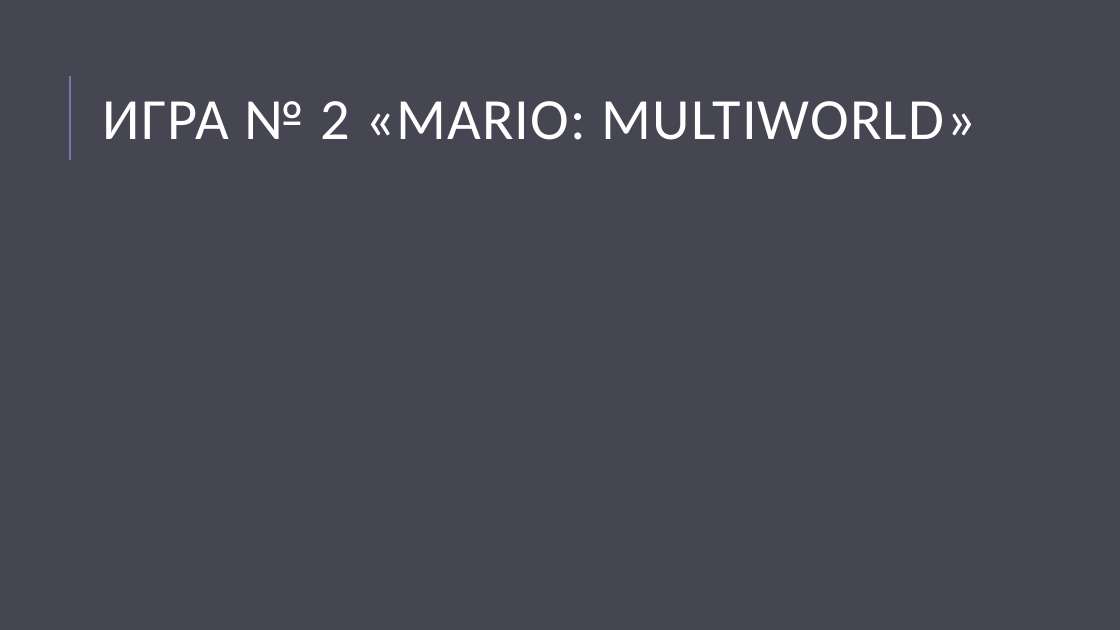
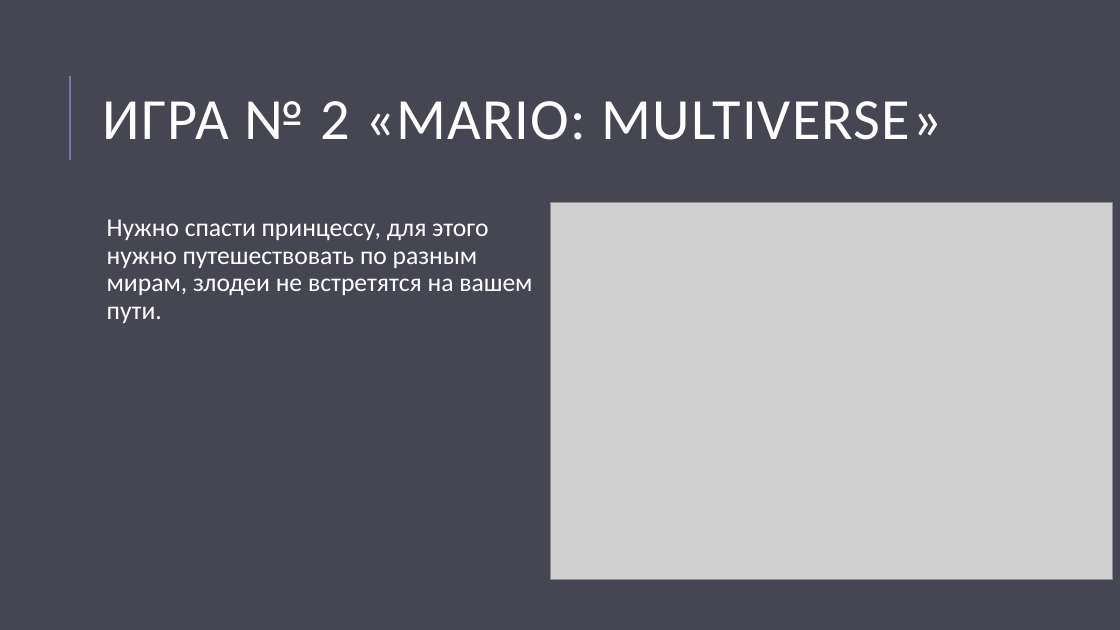
Before and after one commit to git21git/ProjectPyGame, a slide deck: slide 5 of Презентация PyGame.pptx. Drawn at 1120x630 pixels with LibreOffice and Linux fonts; fonts in the diff are those of the drawing; grey boxes stand for pictures. Boxes give left, top, right and bottom in pixels: in the first picture for what was removed or moved away, otherwise in the second. Text is boxed around its words. In the diff, an @@ line names an element or a change of style, - is before the commit and + after.

```diff
--- a/Презентация PyGame.pptx
+++ b/Презентация PyGame.pptx
@@ title at (102, 101, 942, 140): text changed @@
-ИГРА № 2 «MARIO: MULTIWORLD»
+ИГРА № 2 «MARIO: MULTIVERSE»
@@ picture added at (550, 202, 1112, 580) @@
@@ text added at (107, 219, 532, 323), 22 pt, text #FFFFFF @@
+  Нужно спасти принцессу, для этого нужно путешествовать по разным мирам, злодеи не встретятся на вашем пути.
```
Also in this commit, not shown: 4 other slides changed, 1 other file.
